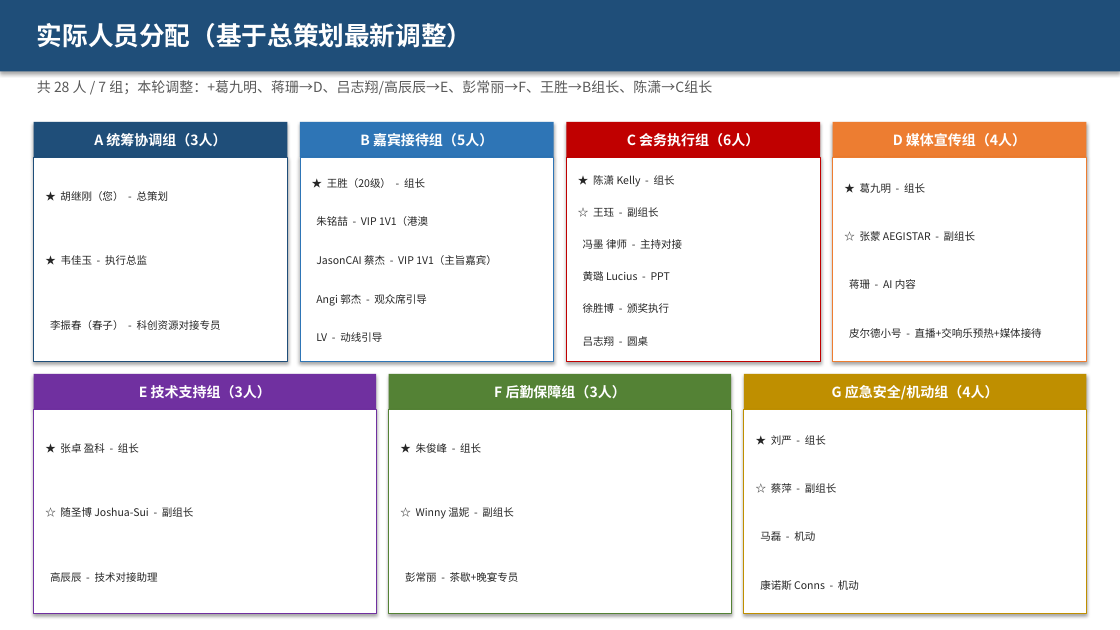
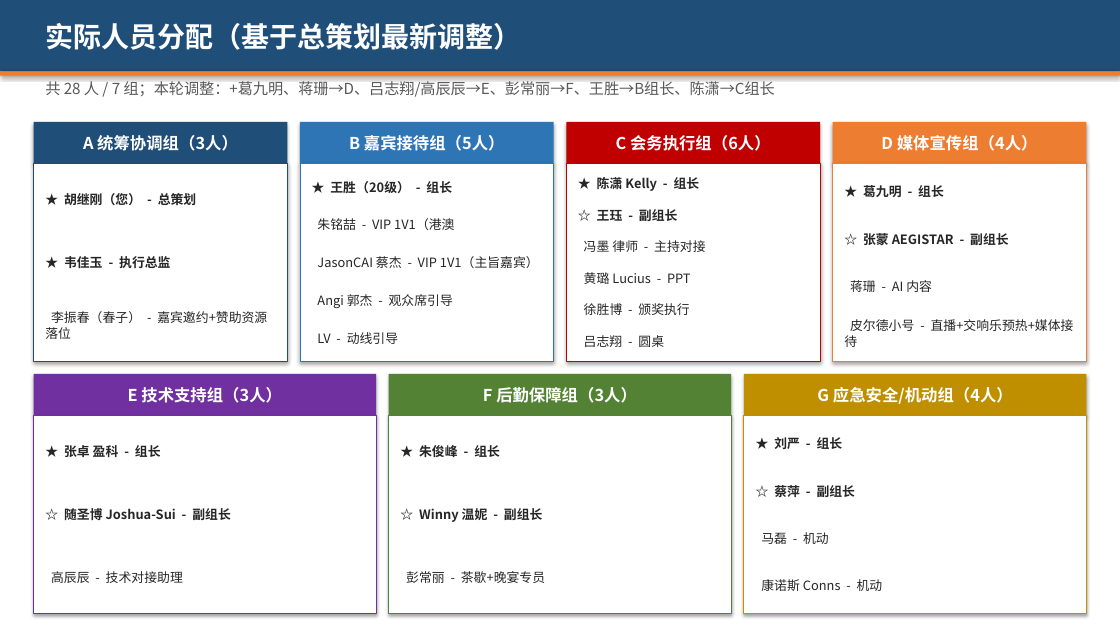
Before and after one commit to hujigang2010-maker/AIDEN, a slide deck: slide 13 of 2026峰会_志愿者分工方案.pptx. Drawn at 1120x630 pixels with LibreOffice and Linux fonts; fonts in the diff are those of the drawing. Boxes give left, top, right and bottom in pixels: in the first picture for what was removed or moved away, otherwise in the second. Text is boxed around its words. In the diff, an @@ line names an element or a change of style, - is before the commit and + after.

```diff
--- a/2026峰会_志愿者分工方案.pptx
+++ b/2026峰会_志愿者分工方案.pptx
@@ text "实际人员分配（基于总策划最新调整）": place and size @@
-text "实际人员分配（基于总策划最新调整）" at <box>37,23,473,48</box>
+text "实际人员分配（基于总策划最新调整）" at <box>45,23,521,50</box>
@@ text "实际人员分配（基于总策划最新调整）" at <box>45,23,521,50</box>: size 22 to 24 pt @@
@@ rectangle added at <box>0,71,1120,76</box>, fill #ED7D31 @@
@@ text "共 28 人 / 7 ...": place and size @@
-text "共 28 人 / 7 ..." at <box>37,80,712,95</box>
+text "共 28 人 / 7 ..." at <box>45,79,775,97</box>
@@ text "共 28 人 / 7 ..." at <box>45,79,775,97</box>: size 12 to 13 pt @@
@@ size 12 to 14 pt in 7 elements at <box>34,374,376,416</box>, <box>389,374,732,416</box>, <box>744,374,1087,416</box>, <box>300,122,554,164</box>, <box>566,122,820,164</box>, <box>833,122,1086,164</box>, <box>34,122,287,164</box> @@
@@ rectangle "A 统筹协调组（3人）": place and size @@
-rectangle "A 统筹协调组（3人）" at <box>34,122,287,157</box>
+rectangle "A 统筹协调组（3人）" at <box>34,122,287,164</box>
@@ rectangle "B 嘉宾接待组（5人）": place and size @@
-rectangle "B 嘉宾接待组（5人）" at <box>300,122,554,157</box>
+rectangle "B 嘉宾接待组（5人）" at <box>300,122,554,164</box>
@@ rectangle "C 会务执行组（6人）": place and size @@
-rectangle "C 会务执行组（6人）" at <box>566,122,820,157</box>
+rectangle "C 会务执行组（6人）" at <box>566,122,820,164</box>
@@ rectangle "D 媒体宣传组（4人）": place and size @@
-rectangle "D 媒体宣传组（4人）" at <box>833,122,1086,157</box>
+rectangle "D 媒体宣传组（4人）" at <box>833,122,1086,164</box>
@@ rectangle: place and size @@
-rectangle at <box>34,157,287,361</box>
+rectangle at <box>34,164,287,361</box>
@@ rectangle: place and size @@
-rectangle at <box>300,157,554,361</box>
+rectangle at <box>300,164,554,361</box>
@@ size 9 to 11 pt, bold on in 13 elements at <box>64,508,231,520</box>, <box>419,508,543,522</box>, <box>774,485,856,497</box>, <box>64,256,170,268</box>, <box>863,233,1009,245</box>, <box>64,445,161,457</box>, <box>419,445,500,457</box>, <box>774,437,843,449</box>, <box>597,177,700,191</box>, <box>597,209,678,221</box>, <box>64,193,197,205</box>, <box>863,185,944,197</box>, <box>330,181,452,193</box> @@
@@ rectangle: place and size @@
-rectangle at <box>566,157,820,361</box>
+rectangle at <box>566,164,820,361</box>
@@ rectangle: place and size @@
-rectangle at <box>833,157,1086,361</box>
+rectangle at <box>833,164,1086,361</box>
@@ size 9 to 11 pt in 14 elements at <box>584,335,664,347</box>, <box>317,332,398,344</box>, <box>51,571,183,583</box>, <box>406,571,545,583</box>, <box>761,532,829,544</box>, <box>761,579,883,591</box>, <box>584,272,691,284</box>, <box>584,303,689,315</box>, <box>850,280,932,292</box>, <box>844,319,1074,347</box>, <box>317,294,453,308</box>, <box>584,240,705,252</box>, <box>317,256,539,268</box>, <box>317,218,454,230</box> @@
@@ text at <box>45,311,267,339</box>: text changed; size 9 to 11 pt @@
-李振春（春子） - 科创资源对接专员
+李振春（春子） - 嘉宾邀约+赞助资源落位
@@ rectangle "E 技术支持组（3人）": place and size @@
-rectangle "E 技术支持组（3人）" at <box>34,374,376,409</box>
+rectangle "E 技术支持组（3人）" at <box>34,374,376,416</box>
@@ rectangle "F 后勤保障组（3人）": place and size @@
-rectangle "F 后勤保障组（3人）" at <box>389,374,732,409</box>
+rectangle "F 后勤保障组（3人）" at <box>389,374,732,416</box>
@@ rectangle "G 应急安全/机动组（4人）": place and size @@
-rectangle "G 应急安全/机动组（4人）" at <box>744,374,1087,409</box>
+rectangle "G 应急安全/机动组（4人）" at <box>744,374,1087,416</box>
@@ rectangle: place and size @@
-rectangle at <box>34,409,376,613</box>
+rectangle at <box>34,416,376,613</box>
@@ rectangle: place and size @@
-rectangle at <box>389,409,732,613</box>
+rectangle at <box>389,416,732,613</box>
@@ rectangle: place and size @@
-rectangle at <box>744,409,1087,613</box>
+rectangle at <box>744,416,1087,613</box>
```
Also in this commit, not shown: 26 other slides changed, 2 other files.
